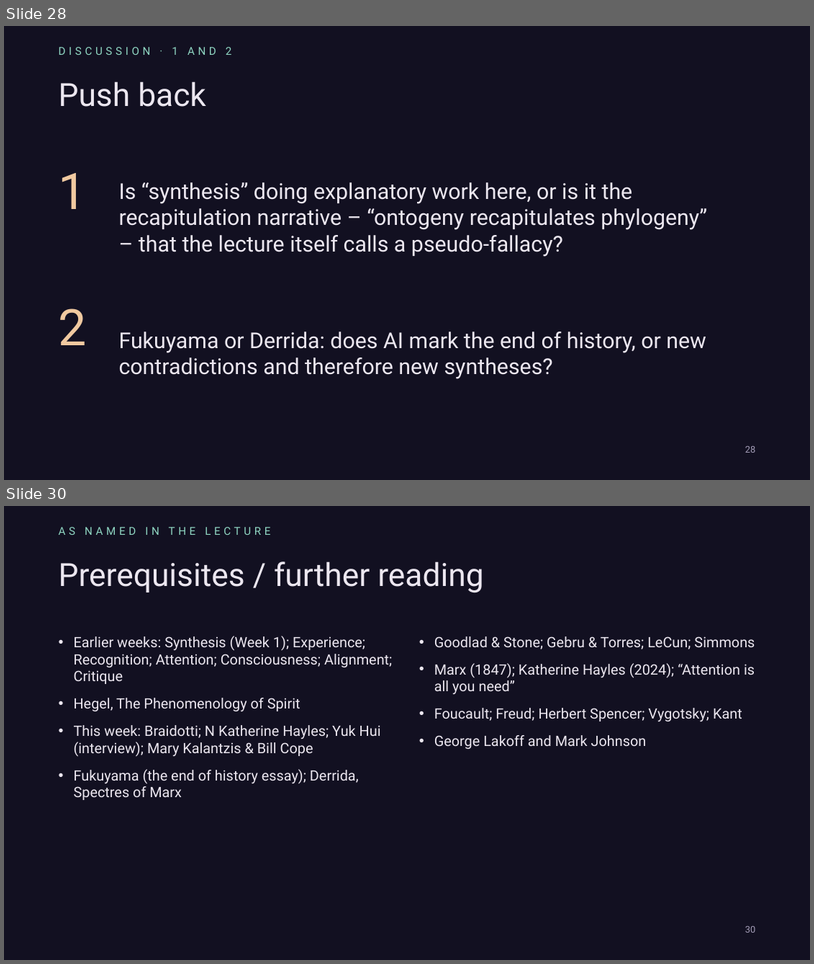
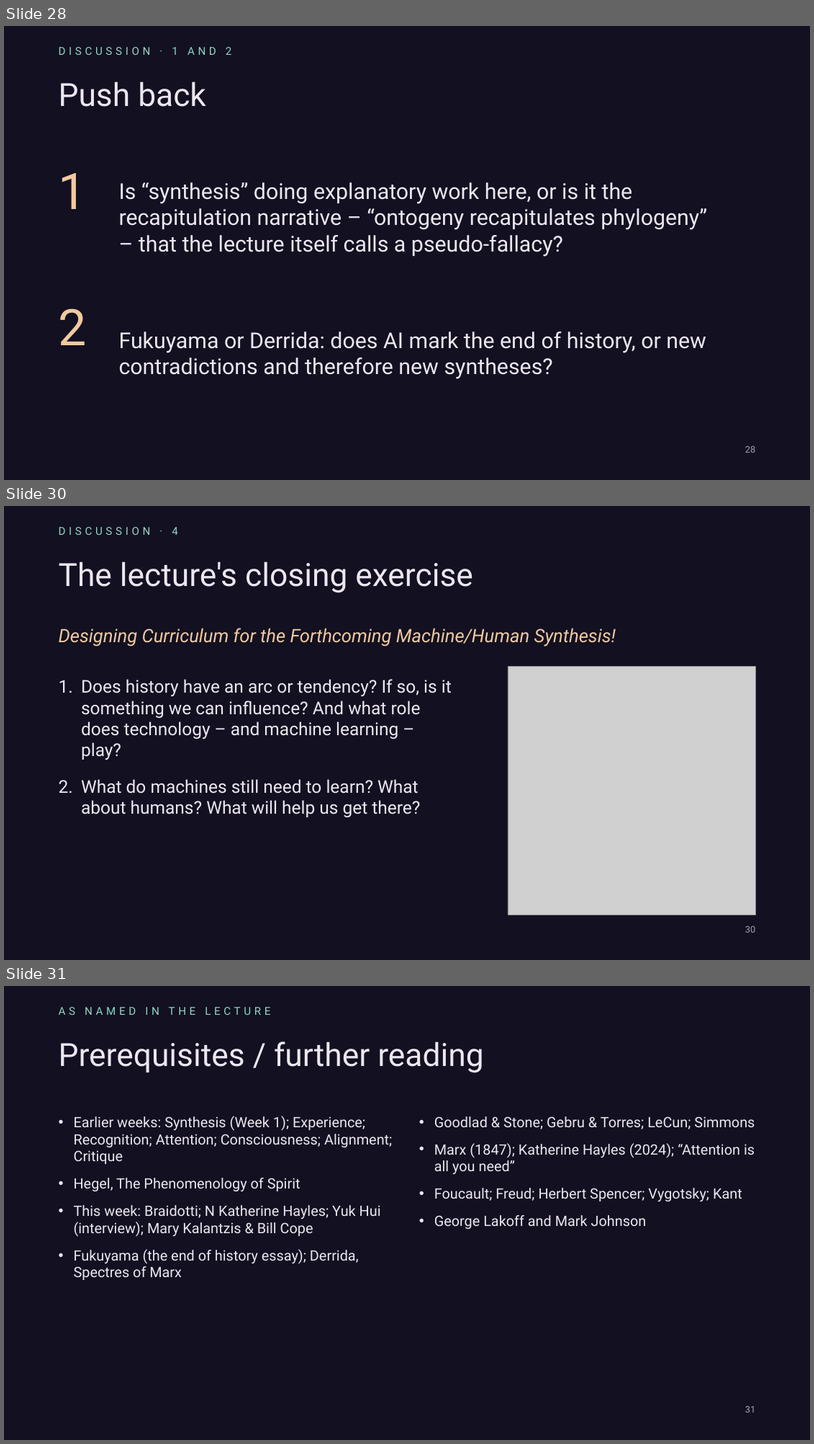
Before and after one commit to liammagee/machinespirits-content-philosophy, a slide deck: courses/479-fall-2026/479-lecture-8-seminar.pptx. Shown one above the other, each under a label of ours: slides 28 and 30 before the commit, slides 28, 30 and 31 after it; the slides between them are not shown. The pictures are 814x964 and 814x1444 pixels, drawn with LibreOffice and Linux fonts; fonts in the diff are those of the drawing; grey boxes stand for pictures. Boxes give left, top, right and bottom in pixels: in the first picture for what was removed or moved away, otherwise in the second. Text is boxed around its words. In the diff, an @@ line names an element or a change of style, - is before the commit and + after.

```diff
--- a/courses/479-fall-2026/479-lecture-8-seminar.pptx
+++ b/courses/479-fall-2026/479-lecture-8-seminar.pptx
@@ slide 30 added at <box>4,506,810,960</box>, background #121021 @@
@@ text added at <box>59,527,178,535</box>, 13 pt, text #8FD6C2 @@
+DISCUSSION · 4
@@ title added at <box>59,561,473,593</box>, 38 pt, text #ECE7F0 @@
+The lecture's closing exercise
@@ text added at <box>59,628,616,646</box>, 22 pt, text #F0C9A0, italic @@
+Designing Curriculum for the Forthcoming Machine/Human Synthesis!
@@ picture added at <box>508,667,756,914</box> @@
@@ text added at <box>81,679,452,817</box>, 21 pt, text #ECE7F0 @@
+1. Does history have an arc or tendency? If so, is it something we can influence? And what role does technology – and machine learning – play?
+2. What do machines still need to learn? What about humans? What will help us get there?
@@ page number added at <box>746,926,756,932</box>, 11 pt, text #A49DB8 @@
+30
@@ what was slide 30 is now slide 31 @@
@@ page number at <box>746,1406,756,1412</box>: text changed @@
-30
+31
```
Also in this commit, not shown: 2 slides changed, 9 other files.
